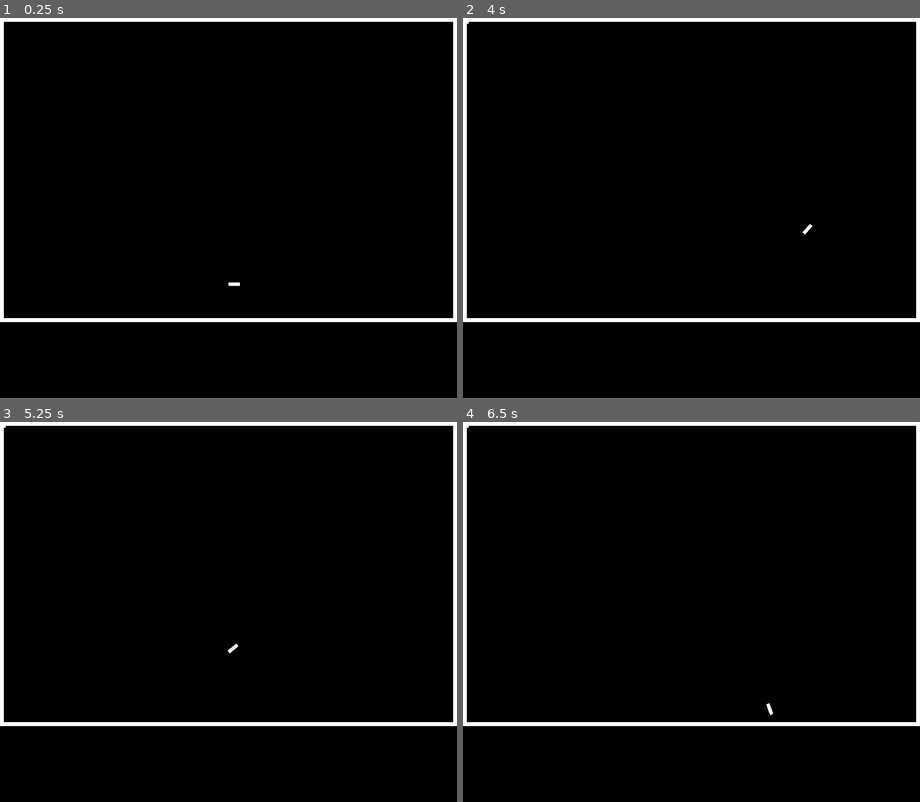
Above: before the commit, frames 1-4 (two rows, left to right).
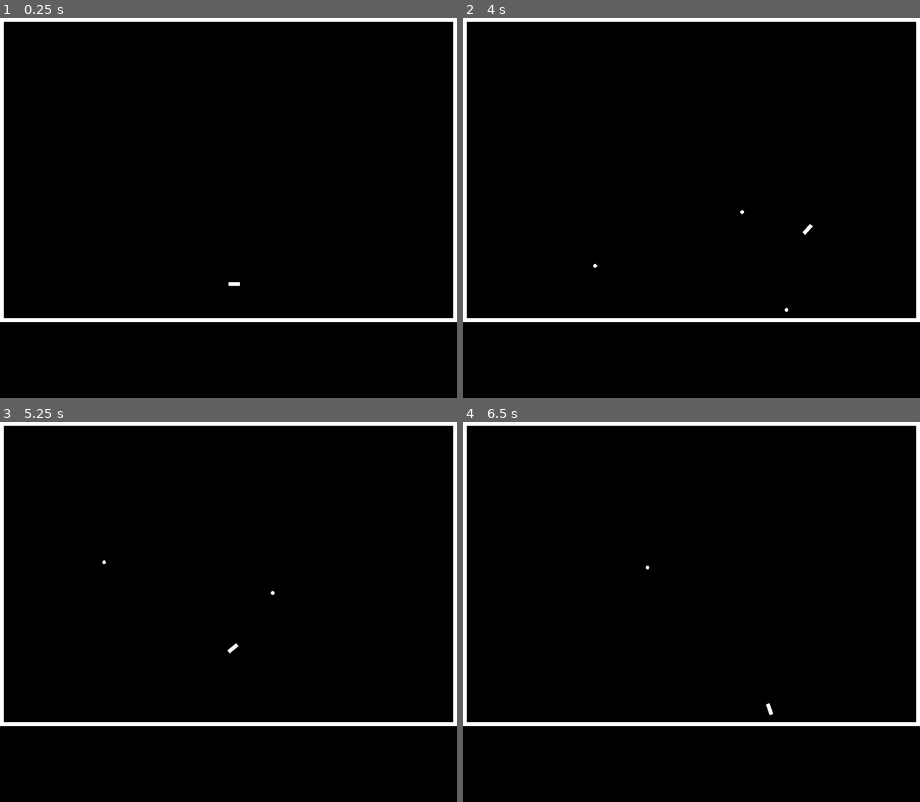
Above: after the commit, the same moments.

Repository: Christmas-Missionary/The-Last-Hexagon
Game: Godot game, scene res://src/main.tscn
Same seed, same stepped clock (60 frames per second), same inputs: the game is played once before the commit and once after it.
Inputs (mouse positions are in pixels of both pictures, inside the frame that each line leads up to):
- Up to frame 1 (0.25 s): no input
- Up to frame 2 (4 s): tap Enter at 0.5, 2 s; move the mouse to (792, 189) at 0.52 s; hold Right (right) 0.53-1.28 s; hold Space (shoot) 0.53-1.28 s; move the mouse to (600, 227) at 1.27 s; hold Down (down) 1.28-2.03 s; tap Space (shoot) at 1.35, 2.85, 3.5 s; move the mouse to (737, 124) at 2.02 s; hold Right (right) 2.03-2.78 s; hold Space (shoot) 2.03-2.78 s; move the mouse to (668, 284) at 2.77 s; hold Up (up) 2.78-3.53 s; move the mouse to (828, 265) at 3.52 s; hold Left (left) from 3.53 s (still down); hold Space (shoot) from 3.53 s (still down)
- Up to frame 3 (5.25 s): tap Enter at 4.25 s; move the mouse to (91, 555) at 4.27 s; release Space (shoot) at 4.28 s; tap Space (shoot) at 4.35 s; move the mouse to (251, 612) at 5.02 s; release Left (left) at 5.03 s; hold Down (down) from 5.03 s (still down); hold Space (shoot) from 5.03 s (still down)
- Up to frame 4 (6.5 s): move the mouse to (622, 517) at 5.77 s; release Down (down) at 5.78 s; release Space (shoot) at 5.78 s; hold Right (right) from 5.78 s (still down); tap Space (shoot) at 5.85 s

The runs differ from the first frame. In frame 1, less than 0.1% of the frame differs, in the area x 50-53%, y 69-70%; in frame 2, less than 0.1%, in the area x 0-77%, y 0-78%; in frame 3, less than 0.1%; in frame 4, less than 0.1%.

Commit message:
Added bullet functionality

Diff:
--- a/collision_shapes/bullet_coll.tres
+++ b/collision_shapes/bullet_coll.tres
@@ -1,4 +1,4 @@
 [gd_resource type="CircleShape2D" format=3 uid="uid://dec2orilhx7jf"]
 
 [resource]
-radius = 20.0
+radius = 5.0
--- a/src/bullet.gd
+++ b/src/bullet.gd
@@ -1,6 +1,13 @@
 extends Area2D
+
+const SPEED: float = 600.0
 
 var velocity: Vector2 = Vector2()
 
+func spawn(pos: Vector2, dir: Vector2):
+	velocity = dir * SPEED
+	pos += (velocity / 20)
+	position = pos
+
 func _physics_process(delta: float) -> void:
 	position += velocity * delta
--- a/src/bullet.tscn
+++ b/src/bullet.tscn
@@ -9,11 +9,11 @@
 monitorable = false
 script = ExtResource("1_t36c6")
 
+[node name="CollisionShape2D" type="CollisionShape2D" parent="."]
+shape = ExtResource("3_gjuun")
+
 [node name="Sprite2D" type="Sprite2D" parent="."]
 texture_filter = 1
 use_parent_material = true
-scale = Vector2(5, 5)
+scale = Vector2(1.2, 1.2)
 texture = ExtResource("2_lipo8")
-
-[node name="CollisionShape2D" type="CollisionShape2D" parent="."]
-shape = ExtResource("3_gjuun")
--- a/src/main.tscn
+++ b/src/main.tscn
@@ -25,12 +25,12 @@
 anchor_right = 1.0
 anchor_bottom = 1.0
 offset_left = -1.0
-offset_top = -4.0
+offset_top = -5.0
 offset_right = 29.0
 offset_bottom = 4.0
 grow_horizontal = 0
 grow_vertical = 2
-pivot_offset = Vector2(0, 4)
+pivot_offset = Vector2(0, 5)
 mouse_filter = 2
 
 [node name="UpWall" type="Area2D" parent="."]
--- a/src/player.gd
+++ b/src/player.gd
@@ -7,6 +7,10 @@
 # 30.0 is wall offset, (1200, 800) is length of arena.
 const _UPLEFT_BOUND: Vector2 = Vector2.ONE * 30.0
 const _DOWNRIGHT_BOUND: Vector2 = Vector2(1200, 800) - _UPLEFT_BOUND
+
+@onready var gun: = $PlayerGun as Sprite2D
+
+signal has_shot(pos: Vector2)
 
 func _physics_process(delta: float) -> void:
 	# unnormalized vector is fairer when EVERY key press is costly
@@ -20,3 +24,5 @@
 	if event.is_action_pressed(&"shoot"):
 		var bullet: Node = _BULLET_SCENE.instantiate()
 		add_sibling(bullet, true)
+		has_shot.connect(Callable(bullet, &"spawn"), CONNECT_ONE_SHOT)
+		has_shot.emit(position, Vector2.RIGHT.rotated(gun.rotation))
